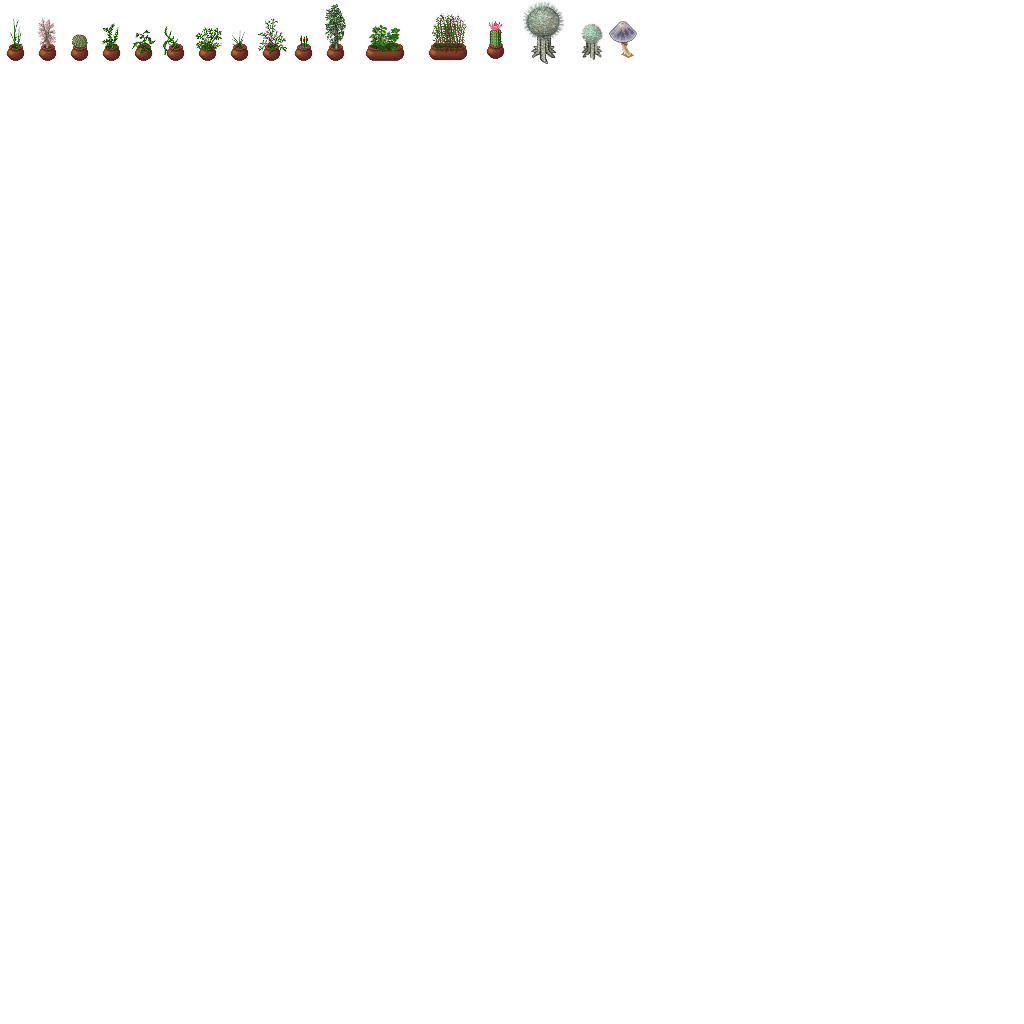
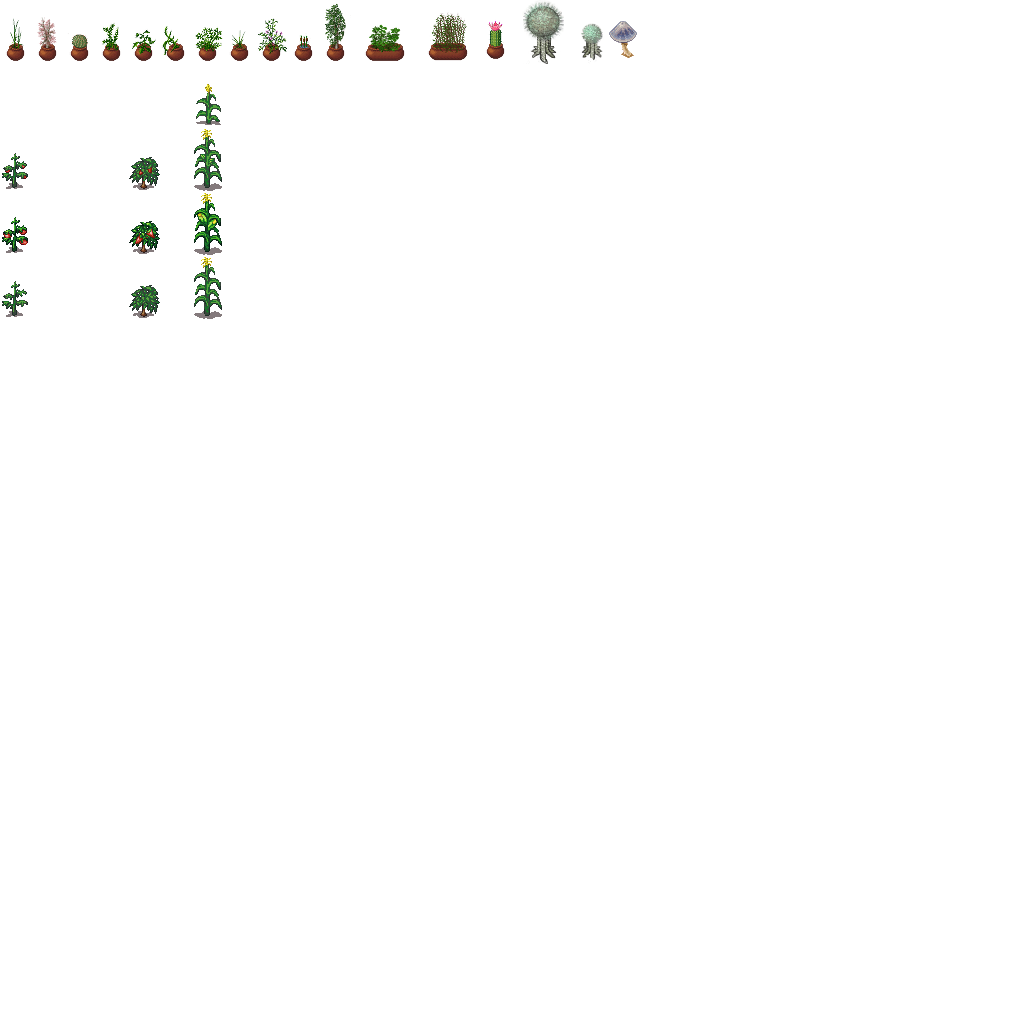
Layered file, before and after one edit (1024x1024). Changes by layer:
painted on "Hintergrund" over (2, 84, 222, 319)
